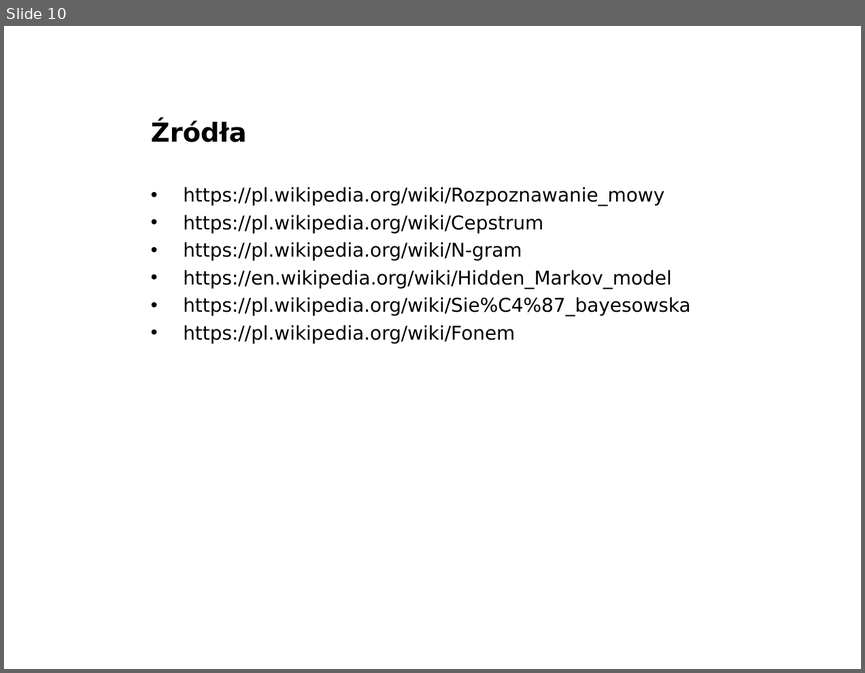
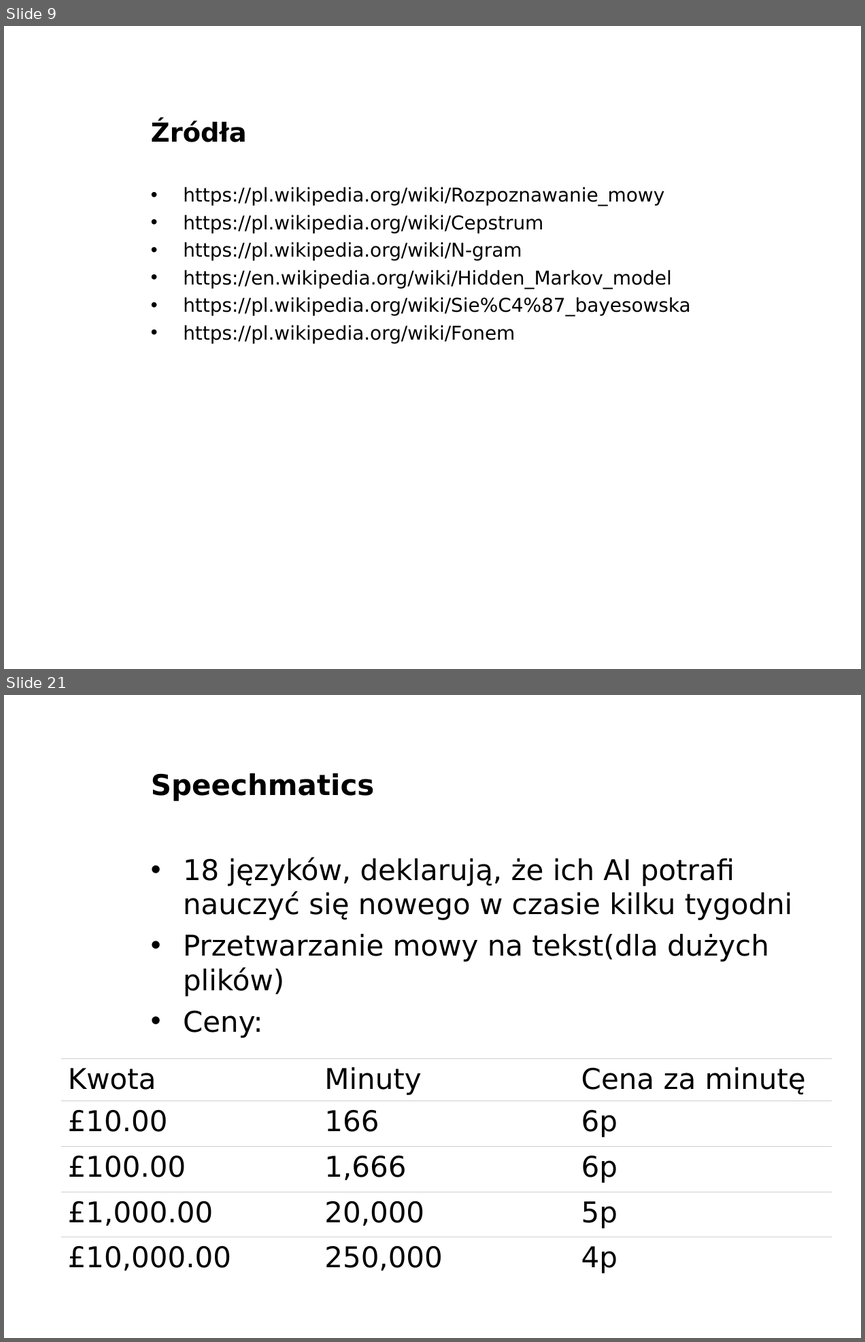
Before and after one commit to Armes/PSI_GCP01_zima_2016-2017_Szymon_Durak, a slide deck: prezentacja/Rozpoznawanie mowy wstęp.ppt. Shown one above the other, each under a label of ours: slide 10 before the commit, slides 9 and 21 after it; the slides between them are not shown. The pictures are 865x673 and 865x1342 pixels, drawn with LibreOffice and Linux fonts; fonts in the diff are those of the drawing; background and template pictures are left out. Boxes give left, top, right and bottom in pixels: in the first picture for what was removed or moved away, otherwise in the second. Text is boxed around its words. In the diff, an @@ line names an element or a change of style, - is before the commit and + after.

```diff
--- a/prezentacja/Rozpoznawanie mowy wstęp.ppt
+++ b/prezentacja/Rozpoznawanie mowy wstęp.ppt
@@ slide 21 added at box(4, 695, 861, 1338), background picture (left out) @@
@@ title added at box(151, 773, 374, 801), 24 pt, text #000000, bold @@
+Speechmatics
@@ text added at box(183, 857, 792, 1038), 24 pt, text #000000 @@
+• 18 języków, deklarują, że ich AI potrafi nauczyć się nowego w czasie kilku tygodni
+• Przetwarzanie mowy na tekst(dla dużych plików)
+• Ceny:
@@ table added at box(61, 1058, 832, 1281), 5 rows, 3 columns @@
+Kwota | Minuty | Cena za minutę
+£10.00 | 166 | 6p
+£100.00 | 1,666 | 6p
+£1,000.00 | 20,000 | 5p
+£10,000.00 | 250,000 | 4p
@@ what was slide 10 is now slide 9 @@
```
Also in this commit, not shown: 12 other slides added, 1 slide removed, 1 other file.
